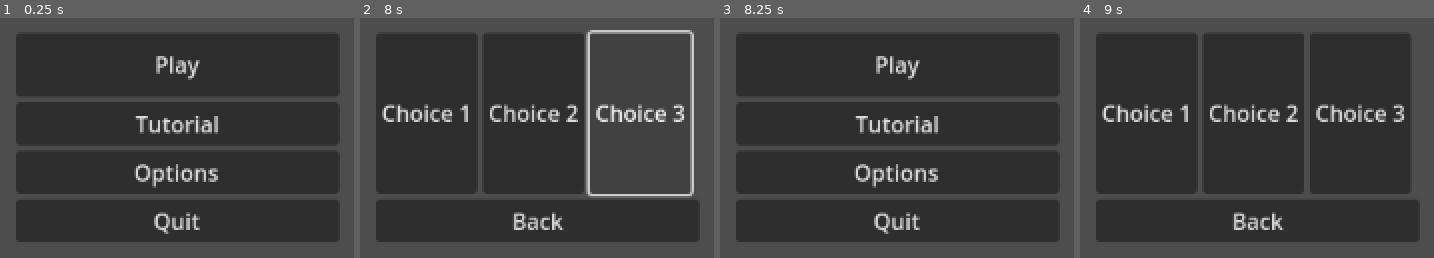
Above: before the commit, frames 1-4 (left to right).
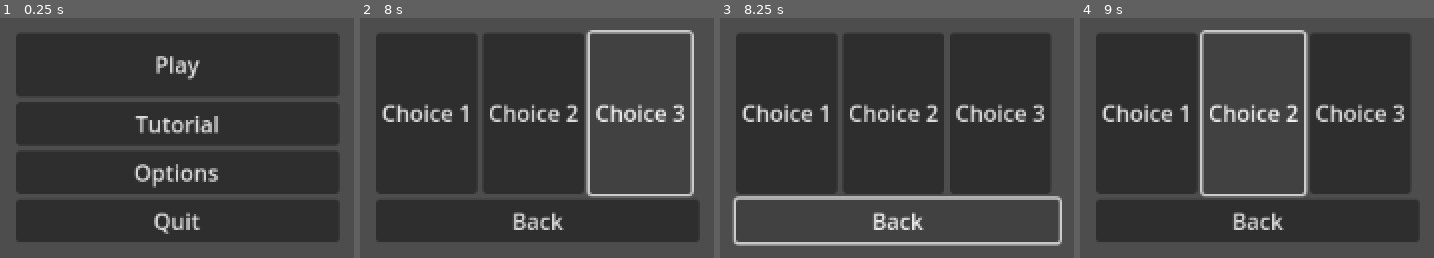
Above: after the commit, the same moments.

Repository: marko03kostic/we-did-a-bit-of-upgrading
Game: Godot game, scene res://main_menu/main_menu.tscn
Same seed, same stepped clock (60 frames per second), same inputs: the game is played once before the commit and once after it. The project has no main scene, so this scene is started directly.
Inputs (mouse positions are in pixels of both pictures, inside the frame that each line leads up to):
- Up to frame 1 (0.25 s): no input
- Up to frame 2 (8 s): click "Play" at 0.5 s; click "Choice 1" at 1.25 s; click "Choice 2" at 2 s; click "Choice 3" at 2.75 s; click "Choice 1" at 3.5 s; click "Choice 2" at 4.25 s; click "Choice 3" at 5 s; click "Choice 1" at 5.75 s; click "Choice 2" at 6.5 s; click "Choice 3" at 7.25 s
- Up to frame 3 (8.25 s): click "Back" at 8 s
- Up to frame 4 (9 s): click (1257, 63) at 8.75 s, where only the run before the commit has a clickable "Play"

Frames 1-2 are identical in both runs. In frame 3, 15% of the frame differs, in the area x 3-97%, y 6-95%; in frame 4, 2.5%.
Error after the commit: Parse Error: Identifier "Globals" not declared in the current scope. (res://difficulty_menu/difficulty_menu.gd:12)

Commit message:
money is allocated upon choice

Diff:
--- a/difficulty_menu/difficulty_menu.gd
+++ b/difficulty_menu/difficulty_menu.gd
@@ -1,27 +1,21 @@
 extends Control
-
 
 # Called when the node enters the scene tree for the first time.
 func _ready() -> void:
 	pass # Replace with function body.
 
-
 # Called every frame. 'delta' is the elapsed time since the previous frame.
 func _process(delta: float) -> void:
 	pass
 
-
 func _on_choice_1_pressed() -> void:
-	pass # Replace with function body.
-
+	Globals.money = 150_000
 
 func _on_choice_2_pressed() -> void:
-	pass # Replace with function body.
-
+	Globals.money = 500_000
 
 func _on_choice_3_pressed() -> void:
-	pass # Replace with function body.
-
+	Globals.money = 1_300_000
 
 func _on_back_pressed() -> void:
 	get_tree().change_scene_to_file("res://main_menu/main_menu.tscn")
